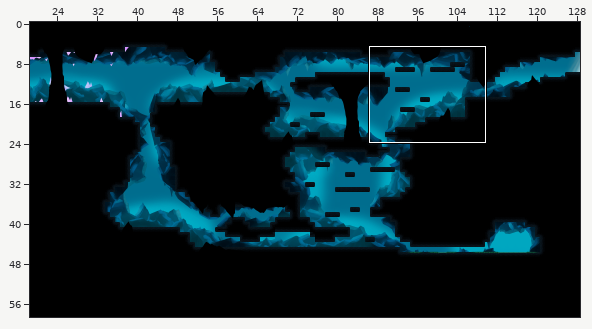
Tiled map -- Output/Assets/Maps/Map1.tmx. The picture above shows the old version from afar; the outline marks the close-up.
Close-up. Old version:
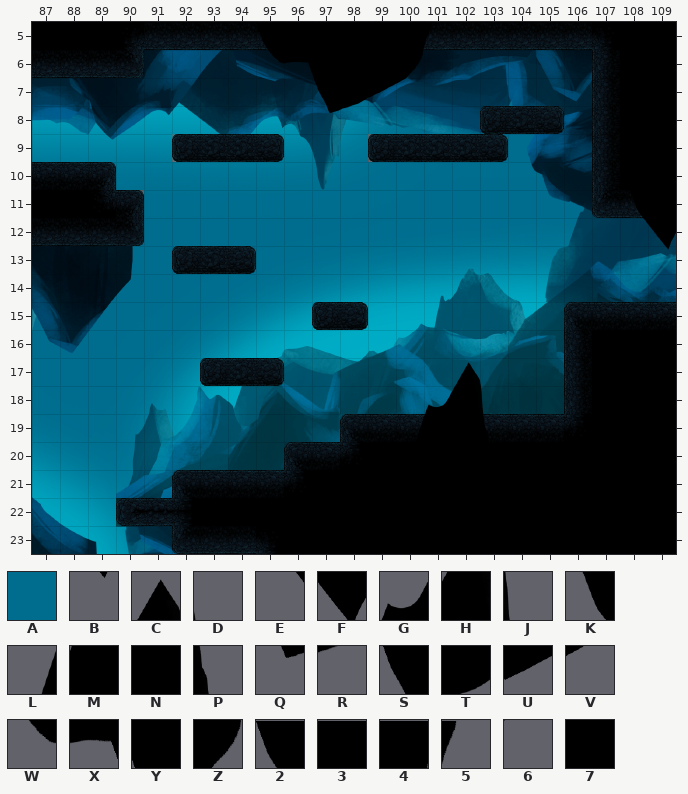
Cells are 64x64 px. Shown: x 87..109, y 5..23.
Key: from "Fondo_cueva": A 0; from "piedras0": B 31 flipped up-down, C 35, D 36, E 60 flipped up-down, F 61 flipped up-down, G 64, H 65, J 66, K 90 flipped up-down, L 93, M 94, N 95, P 96, Q 281 flipped up-down, R 282 flipped up-down, S 311 flipped up-down, T 312 flipped up-down, U 313 flipped up-down, V 314 flipped up-down, W 339 flipped up-down, X 340 flipped up-down, Y 341 flipped up-down, Z 344 flipped up-down, 2 369 flipped up-down, 3 370 flipped up-down, 4 374 flipped up-down, 5 375 flipped up-down; from "piedras_columnas0": 6 29; from "tiles_cave": 7 11.
_ is an empty cell, # one hidden under a higher layer.
Layers that did not change in this view are not listed.
Layer "Background" before, first column x 87:
 5 #######################
 6 #####A##A########AAA###
 7 ##AAAAAAA#######AAAA###
 8 AAAAAAAAAA#AAAA#___A###
 9 AAAAA___AAAA____AAAA###
10 ##AAAAAAAAAAAAAAAAAA###
11 ____AAAAAAAAAAAAAAAA7##
12 ###AAAAAAAAAAAAAAAAA###
13 A##AAA#AAAAAAAAAAAAA###
14 A#AAAAAAAAAAAAAAAAA####
15 AAAAAAAAAAAAAAA##AAA###
16 AAAAAAAAAAAAAAA##AA####
17 AAAAAAA#A##AA##########
18 AAAAAAAA####A#AAA######
19 AAAAAAAA###############
20 AAAA###################
21 AAAA###################
22 AAA7###################
23 #AAA###################
Layer "Forward_Layer" before, first column x 87:
 5 ________2333345________
 6 ________WXY77Z_________
 7 __________STUV_________
 8 __________QR___________
 9 _______________________
10 _______________________
11 _____________________K7
12 6____________________EF
13 ______________________B
14 _______________________
15 _______________________
16 _______________________
17 _______________CD______
18 ______________GHJ______
19 _____________LMNP______
20 _______________________
21 _______________________
22 _______________________
23 _______________________
Once edited:
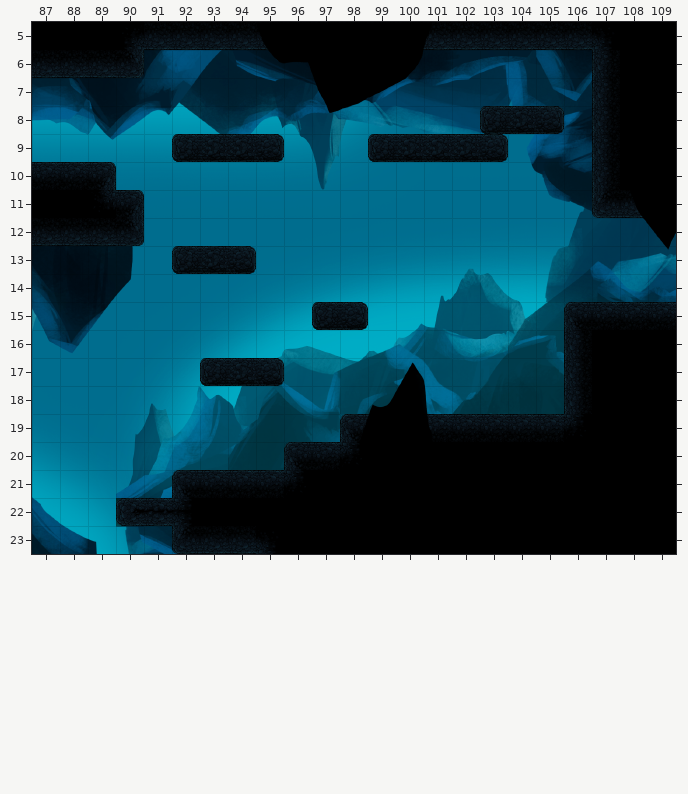
Changes in this commit:
{"where": "layer \"Background\""}
{"y":9,"x":92,"old":"_","new":"A"}
{"y":9,"x":99,"old":"_","new":"A"}
{"where": "layer \"Forward_Layer\""}
{"y":17,"x":100,"old":"_","new":"C"}
{"y":17,"x":102,"old":"C","new":"_"}
{"y":18,"x":99,"old":"__GHJ","new":"GHJ__"}
{"y":19,"x":99,"old":"_LMNP","new":"MNP__"}
{"label":"added","picture_box":[172,134,178,162]}
{"label":"added","picture_box":[368,134,374,162]}
{"label":"changed","picture_box":[368,362,488,442]}
